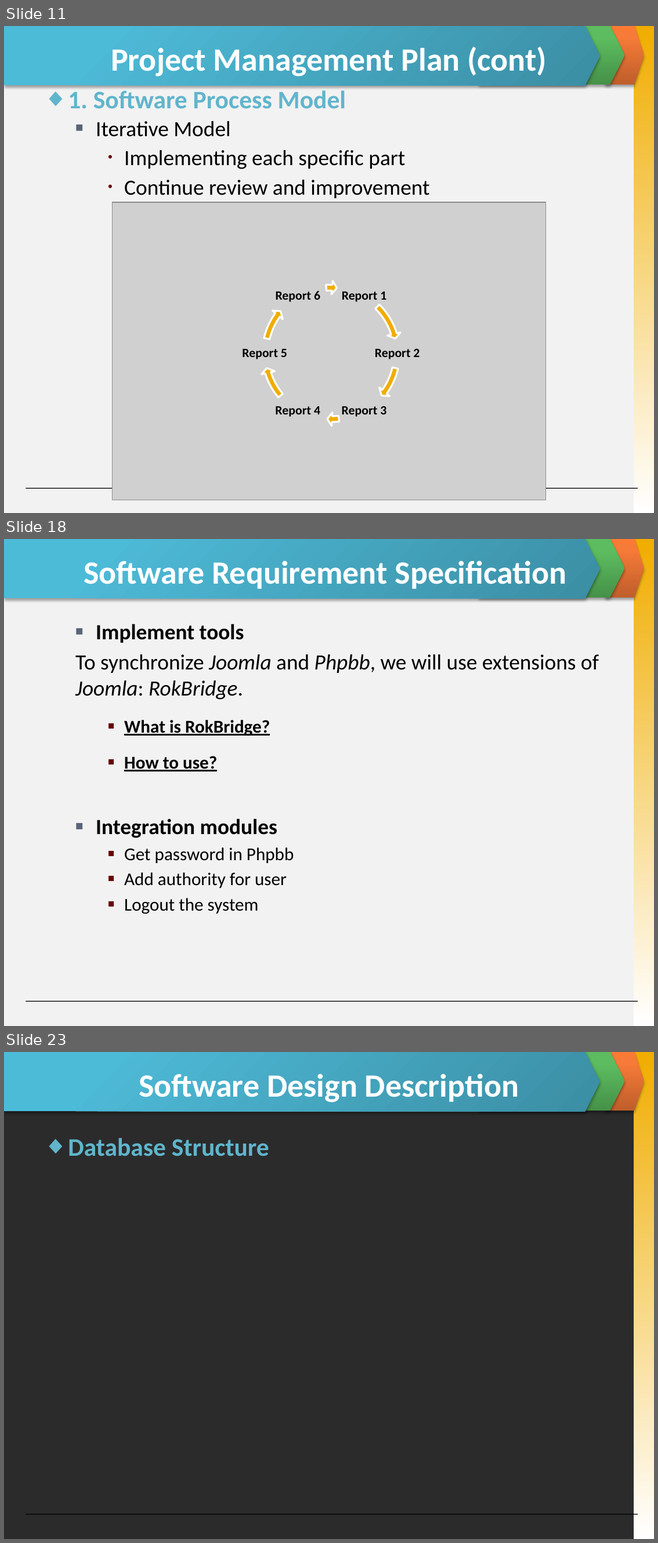
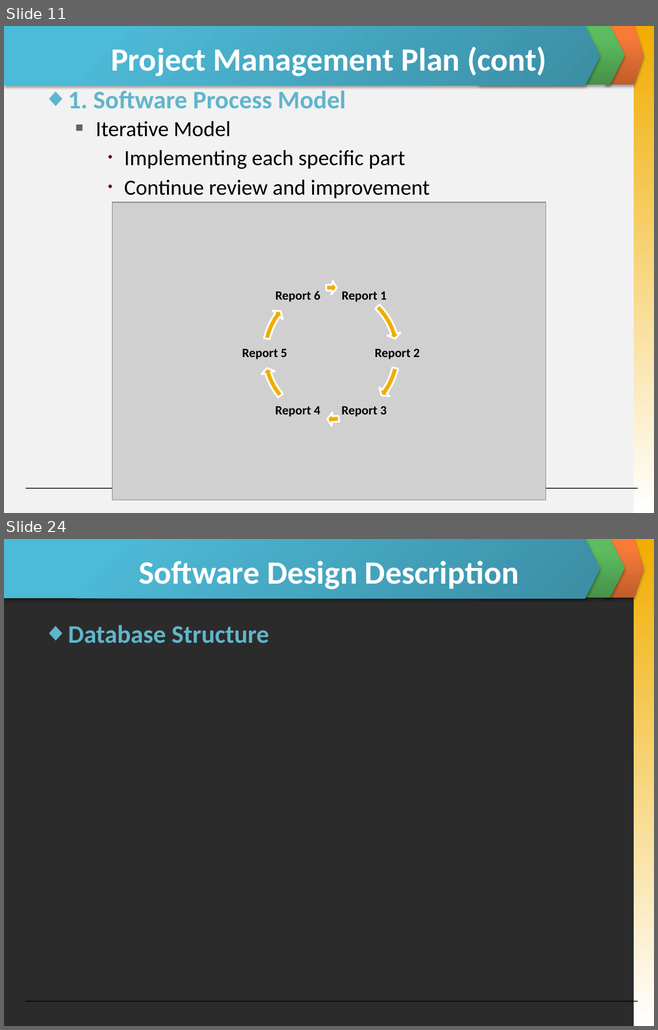
Before and after one commit to skyview059/e-learning-website, a slide deck: Document/Final report/Slide Present E-Learning.pptx. Shown one above the other, each under a label of ours: slides 11, 18 and 23 before the commit, slides 11 and 24 after it; the slides between them are not shown. The pictures are 658x1543 and 658x1030 pixels, drawn with LibreOffice and Linux fonts; fonts in the diff are those of the drawing; grey boxes stand for pictures; background and template pictures are left out; a plain dark background stands for a picture behind light text. Boxes give left, top, right and bottom in pixels: in the first picture for what was removed or moved away, otherwise in the second. Text is boxed around its words. In the diff, an @@ line names an element or a change of style, - is before the commit and + after.

```diff
--- a/Document/Final report/Slide Present E-Learning.pptx
+++ b/Document/Final report/Slide Present E-Learning.pptx
@@ slide 18 removed at [4, 539, 654, 1026], background #F2F2F2; not listed: 5 template elements that a slide beside it also shows @@
@@ title removed at [83, 560, 567, 589] @@
-Software Requirement Specification
@@ text removed at [75, 624, 598, 914] @@
-  ■ Implement tools
-  To synchronize Joomla and Phpbb, we will use extensions of Joomla: RokBridge.
-    ■ What is RokBridge?
-    ■ How to use?
-  ■ Integration modules
-    ■ Get password in Phpbb
-    ■ Add authority for user
-    ■ Logout the system
@@ what was slide 23 is now slide 24 @@
```
Also in this commit, not shown: 11 slides changed, 4 slides added, 3 other slides removed, 2 other files.
